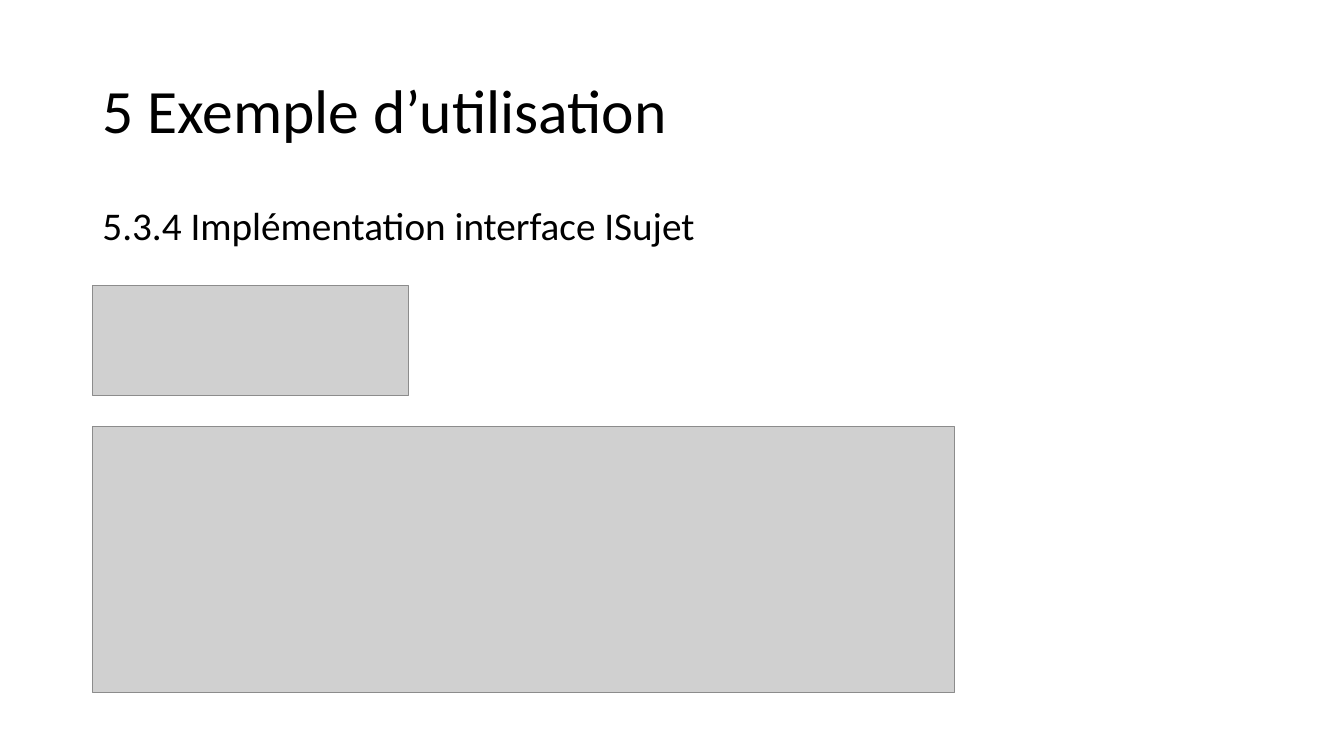
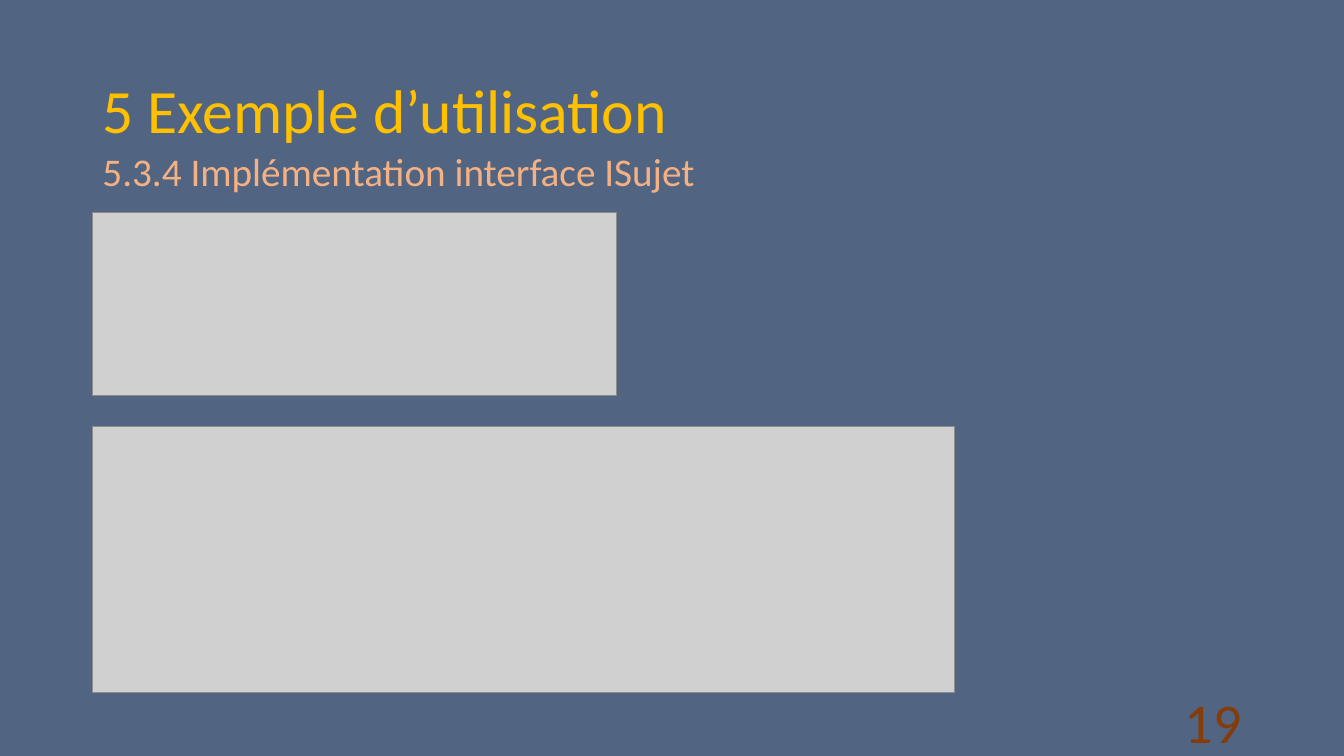
Before and after one commit to D-CRAVO/FORMATION-CDA-2210, a slide deck: slide 19 of 106_DesignPattern/Cours/Observateur/Observateur.pptx. Drawn at 1344x756 pixels with LibreOffice and Linux fonts; fonts in the diff are those of the drawing; grey boxes stand for pictures. Boxes give left, top, right and bottom in pixels: in the first picture for what was removed or moved away, otherwise in the second. Text is boxed around its words. In the diff, an @@ line names an element or a change of style, - is before the commit and + after.

```diff
--- a/106_DesignPattern/Cours/Observateur/Observateur.pptx
+++ b/106_DesignPattern/Cours/Observateur/Observateur.pptx
@@ background #FFFFFF to #526582 @@
@@ title "5 Exemple d’utilisation" at box(102, 90, 666, 143): text colour #000000 to #FFC000 @@
@@ text "5.3.4 Implémentation interface ISujet": place and size @@
-text "5.3.4 Implémentation interface ISujet" at box(102, 212, 694, 247)
+text "5.3.4 Implémentation interface ISujet" at box(102, 159, 694, 193)
@@ text "5.3.4 Implémentation interface ISujet" at box(102, 159, 694, 193): text colour #000000 to #F4B183 @@
@@ picture: place and size @@
-picture at box(93, 285, 409, 395)
+picture at box(93, 213, 617, 395)
@@ page number added at box(1185, 707, 1242, 743), 40 pt, text #843C0B @@
+19
```
Also in this commit, not shown: 23 other slides changed, 1 slide added.
